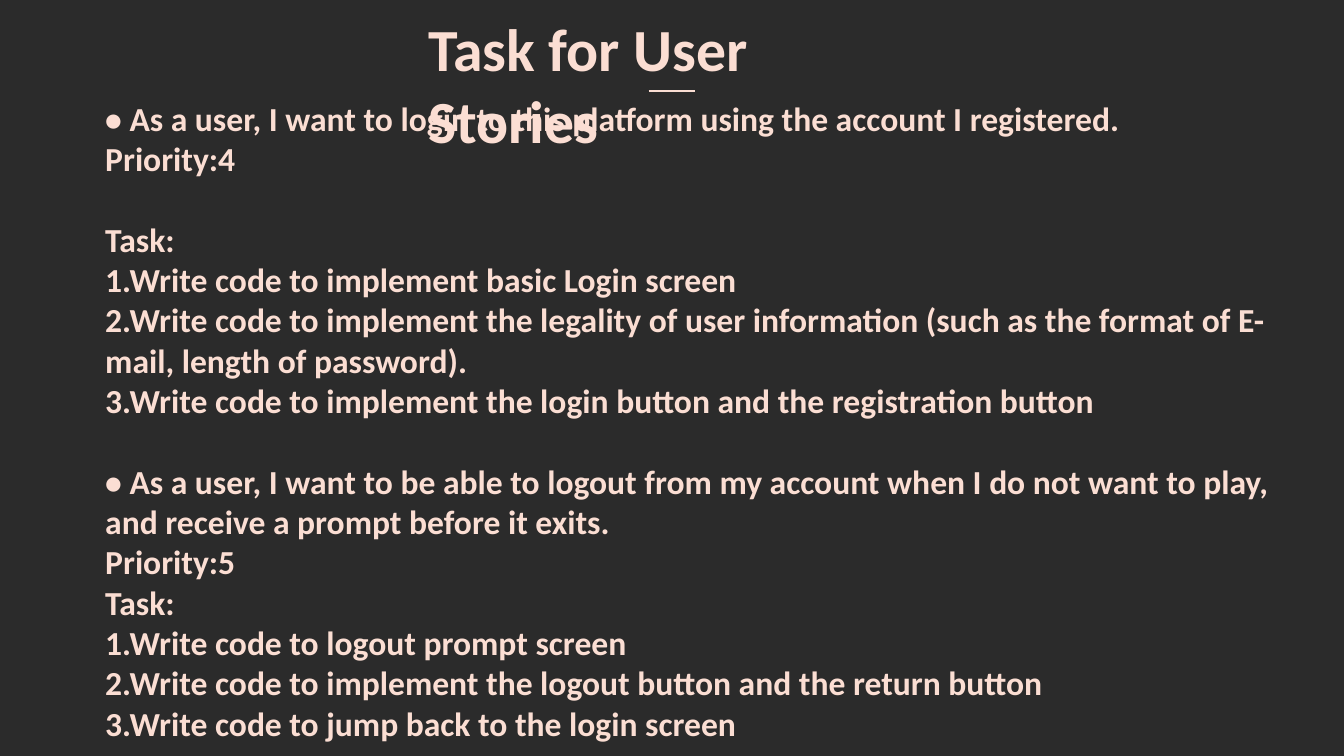
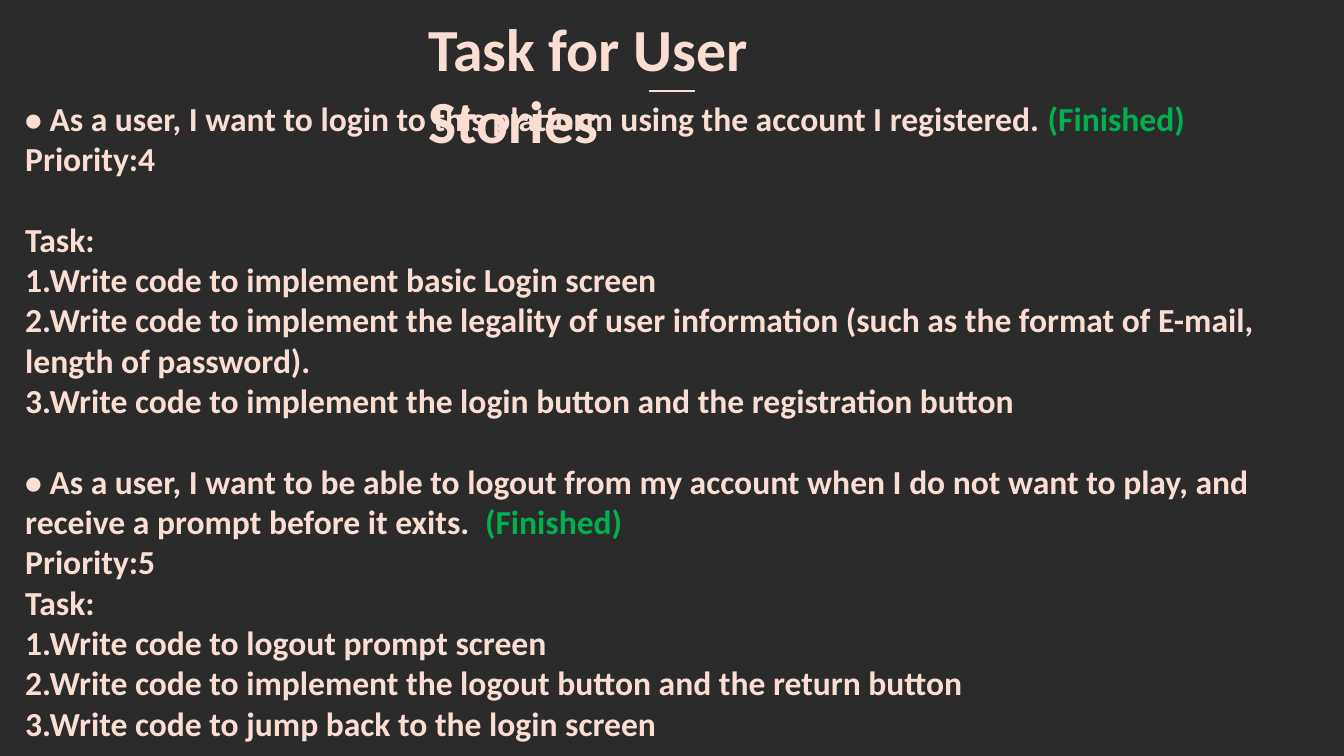
Before and after one commit to JacindaQiong/cs414-fa19-001-Party-A, a slide deck: slide 9 of P2/P2-Power Point.pptx. Drawn at 1344x756 pixels with LibreOffice and Linux fonts; fonts in the diff are those of the drawing; background and template pictures are left out; a plain dark background stands for a picture behind light text. Boxes give left, top, right and bottom in pixels: in the first picture for what was removed or moved away, otherwise in the second. Text is boxed around its words. In the diff, an @@ line names an element or a change of style, - is before the commit and + after.

```diff
--- a/P2/P2-Power Point.pptx
+++ b/P2/P2-Power Point.pptx
@@ text "• As a user, I ...": place and size @@
-text "• As a user, I ..." at box(105, 103, 1268, 742)
+text "• As a user, I ..." at box(25, 103, 1253, 742)
@@ text at box(50, 103, 1185, 139): text changed @@
-• As a user, I want to login to this platform using the account I registered.
+• As a user, I want to login to this platform using the account I registered. (Finished)
@@ text at box(25, 470, 1249, 540): text changed @@
-• As a user, I want to be able to logout from my account when I do not want to play, and receive a prompt before it exits.
+• As a user, I want to be able to logout from my account when I do not want to play, and receive a prompt before it exits. (Finished)
```
Also in this commit, not shown: 3 other slides changed.
